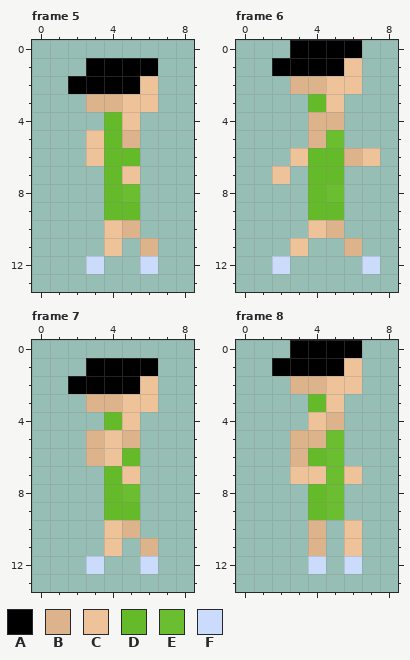
A pixel-art file gets an edit: Assets/PersonalAssets/NPC/Day3/Man4DayThreeCorrectRightWalk.aseprite. Above: the version before the commit.
9x14 pixels, 10 frames. Shown: frame 5, frame 6, frame 7, frame 8. The commit also changed other frames, which this record leaves out.
Palette (. is transparent): A #000000  B #ddb38b  C #eec39a  D #65ba2a  E #6abe30  F #cbdbfc
Pixels before, frame 5, first column x 2:
 1 .AAAA
 2 AAAAC
 3 .BBCC
 4 ..DC.
 5 .CDB.
 6 .CDD.
 7 ..DC.
 8 ..DE.
 9 ..DD.
10 ..CB.
11 ..C.B
12 .F..F
Pixels before, frame 6, first column x 2:
 0 .AAAA.
 1 AAAAC.
 2 .BBCC.
 3 ..DC..
 4 ..BB..
 5 ..BE..
 6 .CDDBC
 7 C.DD..
 8 ..DE..
 9 ..DD..
10 ..CB..
11 .C..B.
12 F....F
Pixels before, frame 7, first column x 2:
 1 .AAAA
 2 AAAAC
 3 .BBCC
 4 ..DC.
 5 .BCB.
 6 .BCD.
 7 ..DC.
 8 ..DE.
 9 ..DD.
10 ..CB.
11 ..C.B
12 .F..F
Pixels before, frame 8, first column x 2:
 0 .AAAA
 1 AAAAC
 2 .BBCC
 3 ..DC.
 4 ..CB.
 5 .BBE.
 6 .BDE.
 7 .CCEC
 8 ..DE.
 9 ..DE.
10 ..B.C
11 ..B.C
12 ..F.F
Now the later version:
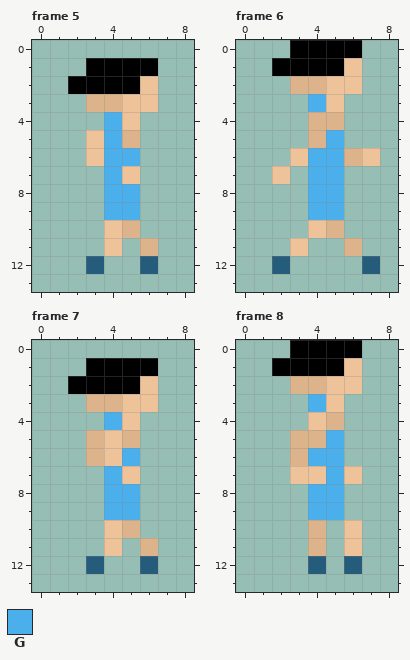
Colours new in this view: G #4aafea
Commit: Asset update Added new skins for NPCs on day 3
Diff:
Colour F changes from #cbdbfc to #255c7c.
Frame 5:
Colour D becomes colour G in rows 4 to 5 at x 4; in row 6 at x 4 to 5; in rows 7 to 8 at x 4; in row 9 at x 4 to 5.
Colour E becomes colour G in row 8 at x 5.
Frame 6:
Colour D becomes colour G in row 3 at x 4; in rows 6 to 7 at x 4 to 5; in row 8 at x 4; in row 9 at x 4 to 5.
Colour E becomes colour G in row 5 at x 5; in row 8 at x 5.
Frame 7:
Colour D becomes colour G in row 4 at x 4; in row 6 at x 5; in rows 7 to 8 at x 4; in row 9 at x 4 to 5.
Colour E becomes colour G in row 8 at x 5.
Frame 8:
Colour D becomes colour G in row 3 at x 4; in row 6 at x 4; in rows 8 to 9 at x 4.
Colour E becomes colour G in rows 5 to 9 at x 5.
Changed places in both pictures, as pixel boxes (x1, y1, x2, y2):
changed: (86, 112, 158, 274)
changed: (272, 94, 380, 274)
changed: (86, 412, 158, 574)
changed: (308, 394, 362, 574)
